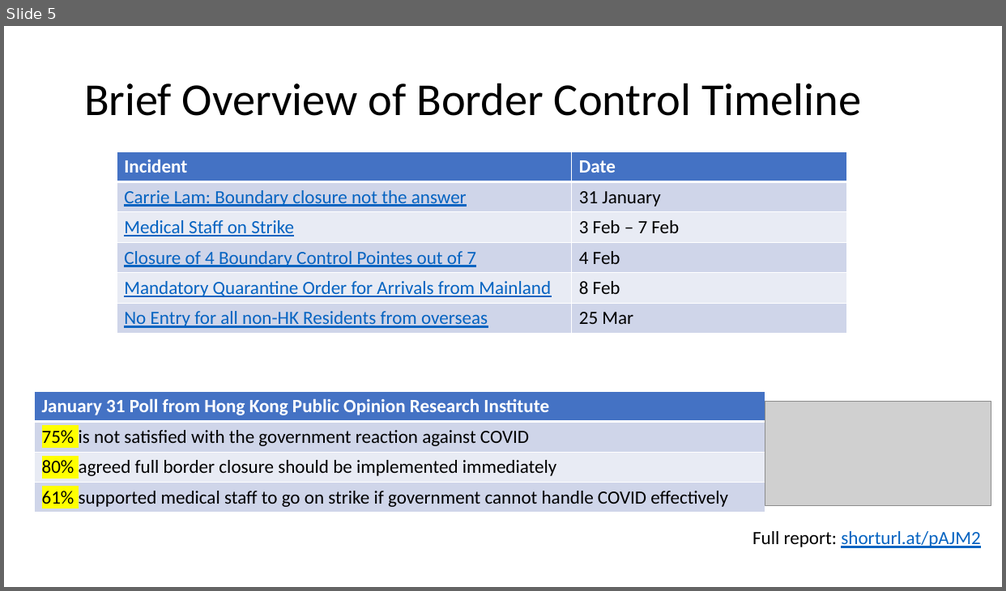
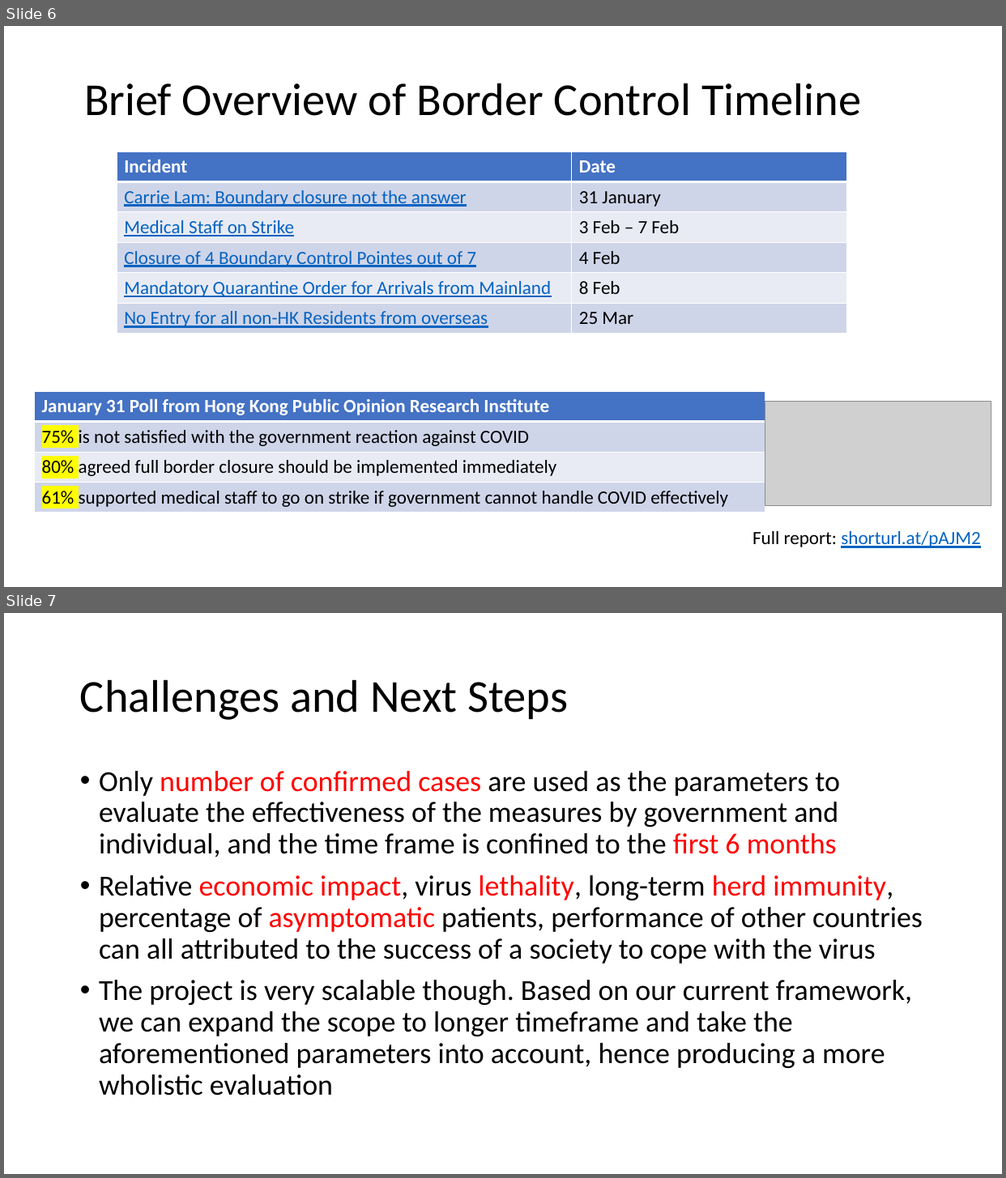
Before and after one commit to jackychansky/COVID19-ResponseFromHK-DataAnalysis, a slide deck: JC/Presentation_covid.pptx. Shown one above the other, each under a label of ours: slide 5 before the commit, slides 6 and 7 after it. The pictures are 1006x591 and 1006x1178 pixels, drawn with LibreOffice and Linux fonts; fonts in the diff are those of the drawing; grey boxes stand for pictures. Boxes give left, top, right and bottom in pixels: in the first picture for what was removed or moved away, otherwise in the second. Text is boxed around its words. In the diff, an @@ line names an element or a change of style, - is before the commit and + after.

Commit message:
FTDS_project1_day3

```diff
--- a/JC/Presentation_covid.pptx
+++ b/JC/Presentation_covid.pptx
@@ slide 7 added at <box>4,613,1002,1174</box>, background #FFFFFF @@
@@ title added at <box>80,679,568,720</box>, 44 pt, text #000000 @@
+Challenges and Next Steps
@@ text added at <box>99,771,923,1096</box>, 28 pt, text #000000 @@
+• Only number of confirmed cases are used as the parameters to evaluate the effectiveness of the measures by government and individual, and the time frame is confined to the first 6 months
+• Relative economic impact, virus lethality, long-term herd immunity, percentage of asymptomatic patients, performance of other countries can all attributed to the success of a society to cope with the virus
+• The project is very scalable though. Based on our current framework, we can expand the scope to longer timeframe and take the aforementioned parameters into account, hence producing a more wholistic evaluation
@@ what was slide 5 is now slide 6 @@
```
Also in this commit, not shown: 1 other slide added, 1 slide removed, 20 other files.
